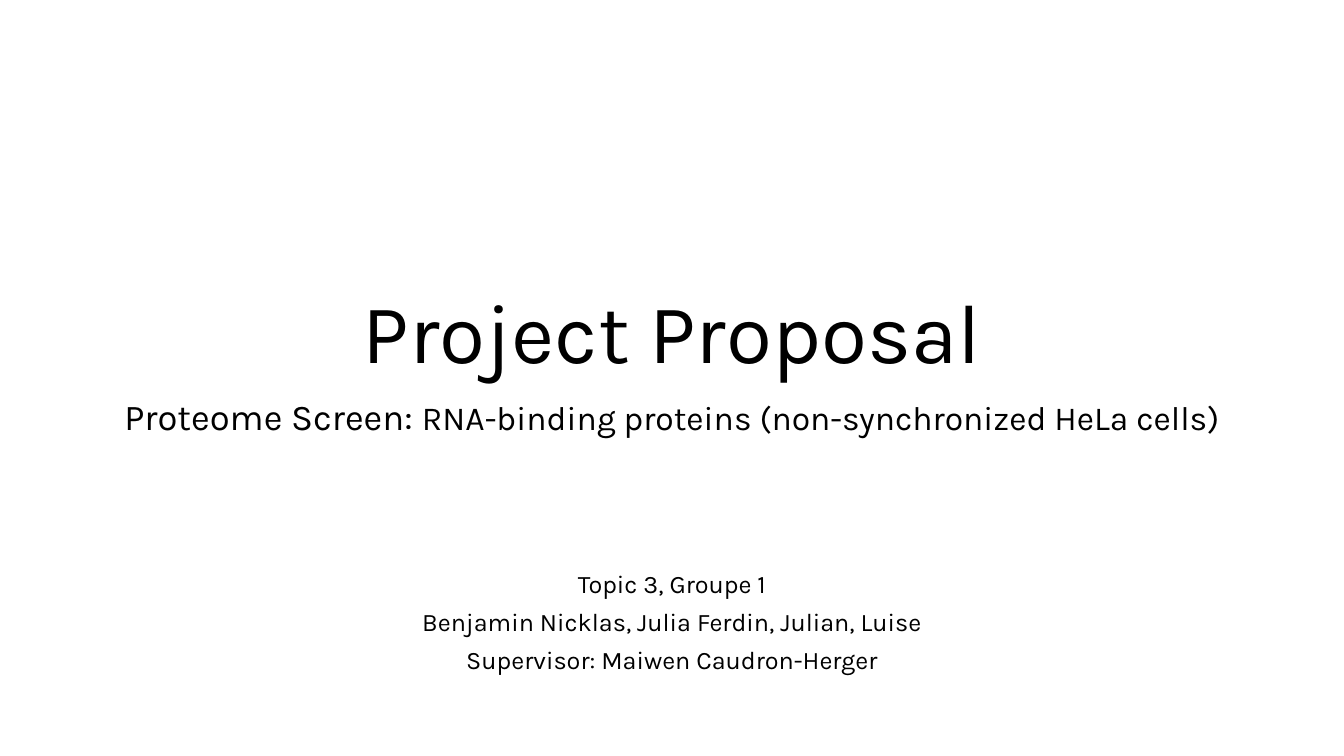
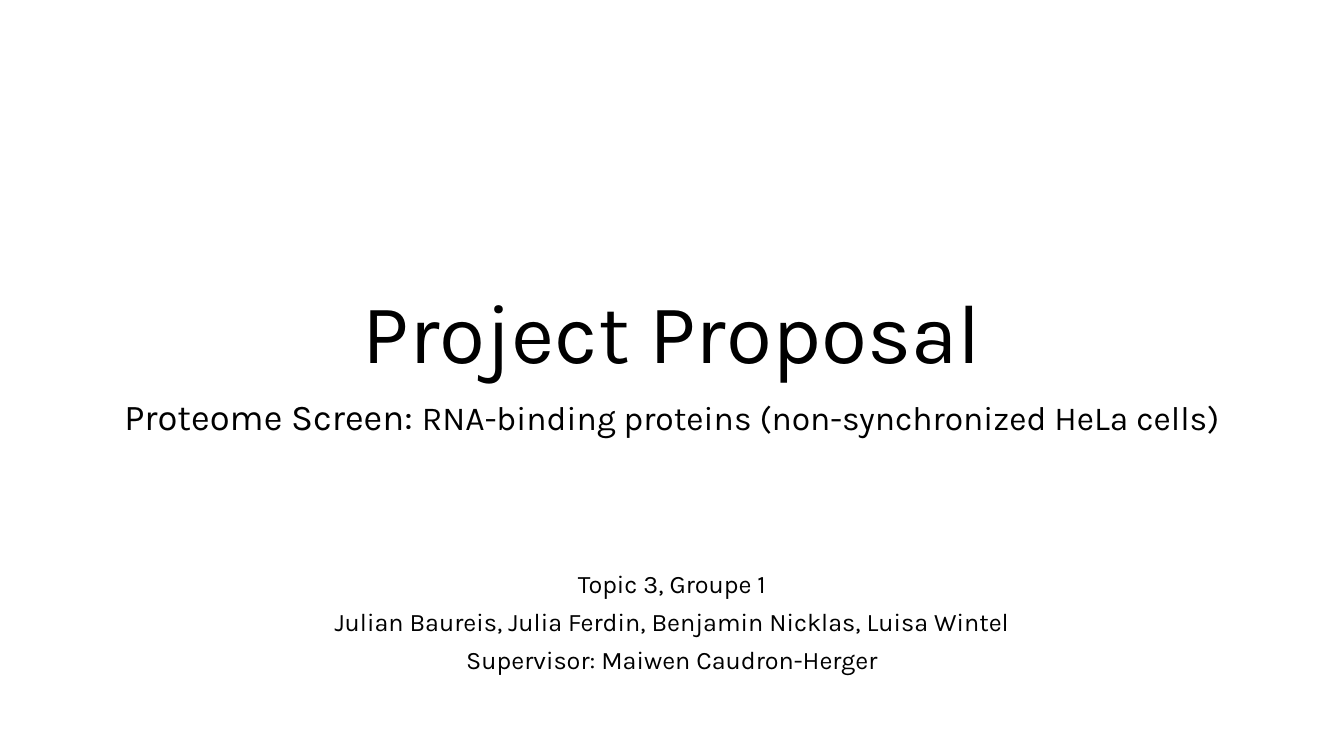
Before and after one commit to MichelaPozzi/2025-topic-03-group-01, a slide deck: slide 1 of Project Proposal Ben.pptx. Drawn at 1344x756 pixels with LibreOffice and Linux fonts; fonts in the diff are those of the drawing. Boxes give left, top, right and bottom in pixels: in the first picture for what was removed or moved away, otherwise in the second. Text is boxed around its words. In the diff, an @@ line names an element or a change of style, - is before the commit and + after.

```diff
--- a/Project Proposal Ben.pptx
+++ b/Project Proposal Ben.pptx
@@ subtitle at <box>335,613,1009,637</box>: text changed @@
-Benjamin Nicklas, Julia Ferdin, Julian, Luise
+Julian Baureis, Julia Ferdin, Benjamin Nicklas, Luisa Wintel
```
Also in this commit, not shown: 30 other files.
